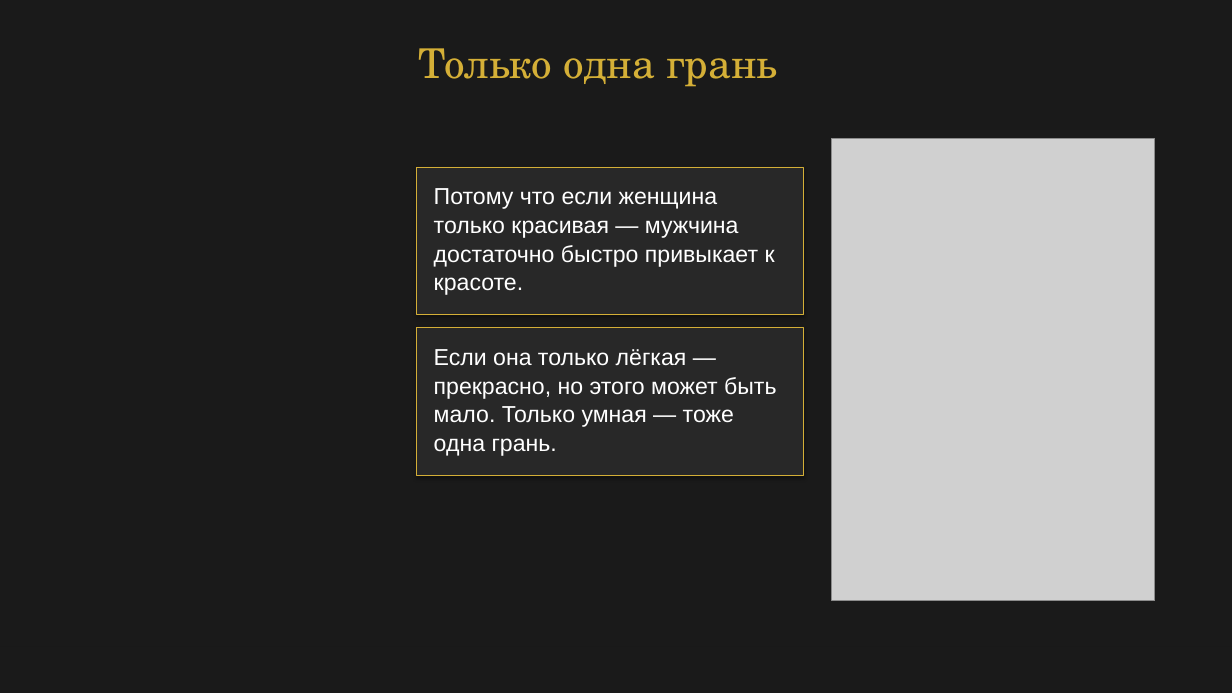
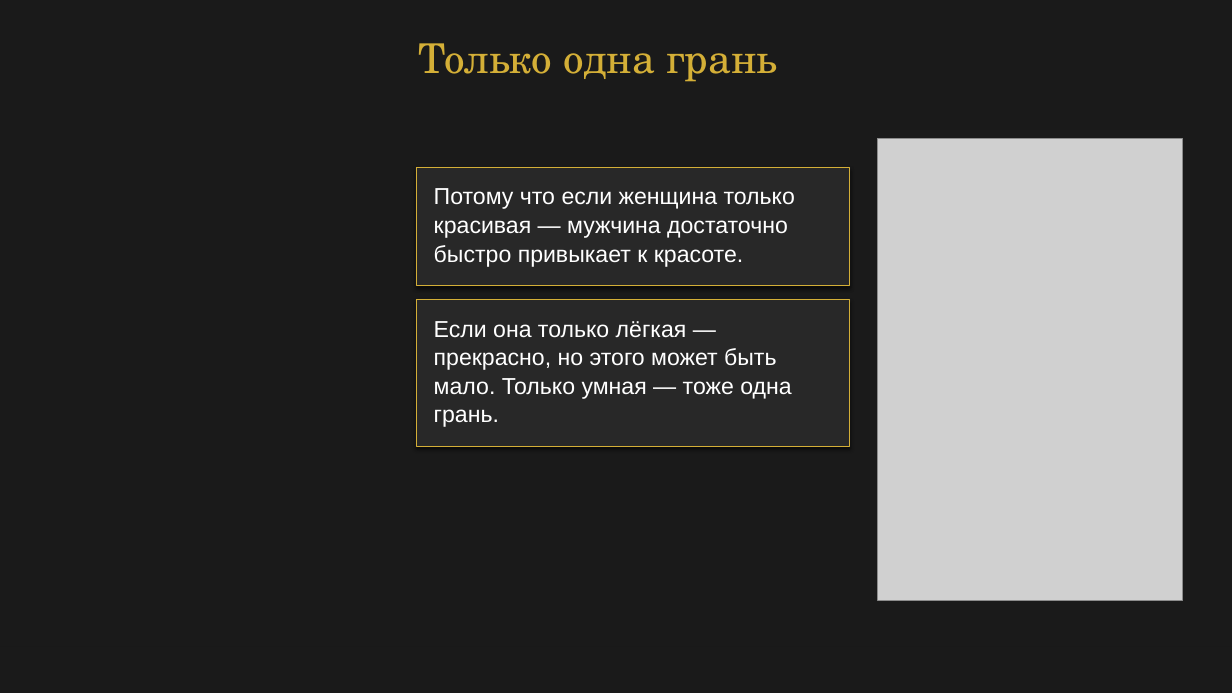
Before and after one commit to babylonofkommod-ai/-, a slide deck: slide 20 of Ваш Кристалл незабываемости.pptx. Drawn at 1232x693 pixels with LibreOffice and Linux fonts; fonts in the diff are those of the drawing; grey boxes stand for pictures. Boxes give left, top, right and bottom in pixels: in the first picture for what was removed or moved away, otherwise in the second. Text is boxed around its words. In the diff, an @@ line names an element or a change of style, - is before the commit and + after.

Commit message:
Replace stock images with generated fine-art metaphors and correct slide geometry

```diff
--- a/Ваш Кристалл незабываемости.pptx
+++ b/Ваш Кристалл незабываемости.pptx
@@ text "Только одна грань": place and size @@
-text "Только одна грань" at box(418, 48, 777, 87)
+text "Только одна грань" at box(418, 43, 777, 82)
@@ picture: place and size @@
-picture at box(832, 139, 1155, 601)
+picture at box(878, 139, 1183, 601)
@@ rectangle added at box(416, 167, 850, 287), fill #282828 @@
@@ rectangle: place and size @@
-rectangle at box(417, 167, 804, 315)
+rectangle at box(417, 167, 850, 286)
@@ text at box(434, 188, 795, 267): text changed @@
-Потому что если женщина
-только красивая — мужчина
-достаточно быстро привыкает к
-красоте.
+Потому что если женщина только
+красивая — мужчина достаточно
+быстро привыкает к красоте.
@@ rectangle added at box(416, 299, 850, 447), fill #282828 @@
@@ rectangle: place and size @@
-rectangle at box(417, 328, 804, 476)
+rectangle at box(417, 299, 850, 446)
@@ text "Если она только лёгкая —": place and size @@
-text "Если она только лёгкая —" at box(434, 349, 776, 456)
+text "Если она только лёгкая —" at box(434, 321, 791, 427)
@@ text at box(434, 378, 791, 427): spaces changed @@
-мало. Только умная — тоже
-одна грань.
+мало. Только умная — тоже одна
+грань.
```
Also in this commit, not shown: 21 other slides changed, 14 other files.
